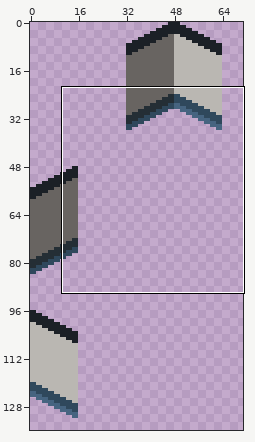
Two states of a sprite sheet, assets/graphics/tileset/walls.png. Above: a wide view before the commit, with the close-up outlined.
Close-up. The starting point:
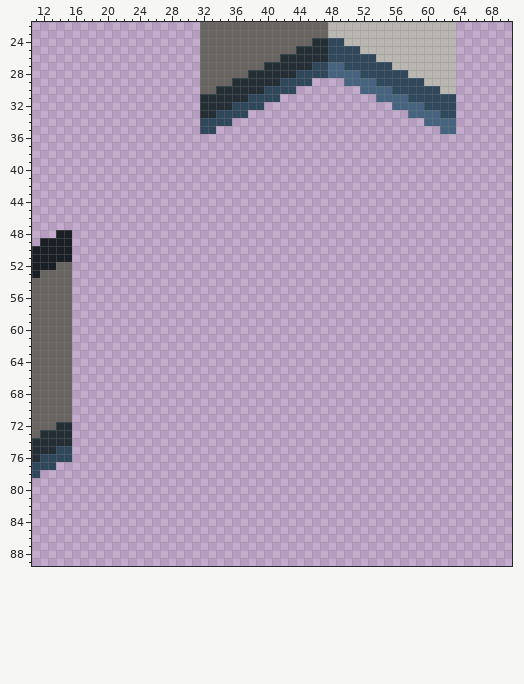
The file is 256x256 pixels. Shown: x 11..70, y 22..89. The old version is drawn lined up with the new one, on the new canvas. The wide view leaves out empty margins. The commit also changed other parts of the picture, which this record leaves out.
Once edited:
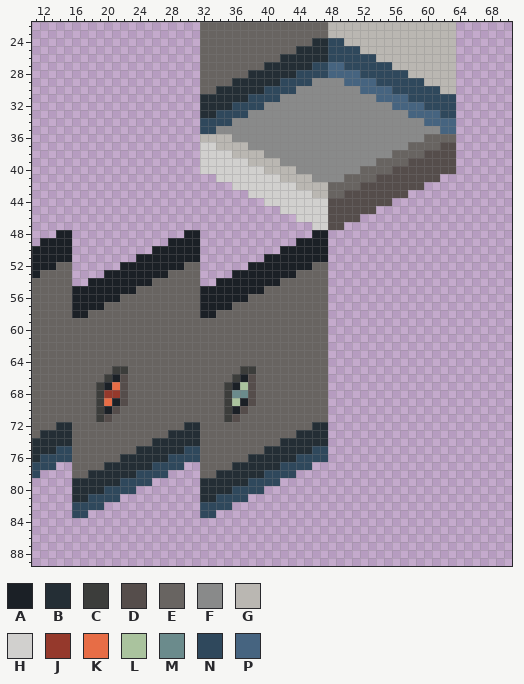
Palette (. is transparent): A #1b2026  B #242e35  C #3c3d3b  D #554d4b  E #686461  F #898a8a  G #bab7b2  H #d1d0ce  J #95392c  K #e76d46  L #aac39e  M #6b8b8c  N #2f485c  P #466480
Edits made:
canvas 256x256 -> 288x256
y 29: x 46..49 .... -> FFFF
y 30: x 44..51 ........ -> FFFFFFFF
y 31: x 42..53 ............ -> FFFFFFFFFFFF
y 32: x 40..55 ................ -> FFFFFFFFFFFFFFFF
y 33: x 38..57 .................... -> FFFFFFFFFFFFFFFFFFFF
y 34: x 36..59 ........................ -> FFFFFFFFFFFFFFFFFFFFFFFF
y 35: x 34..61 ............................ -> FFFFFFFFFFFFFFFFFFFFFFFFFFFF
y 36: x 32..63 ................................ -> GGGGFFFFFFFFFFFFFFFFFFFFFFFFEEEE
y 37: x 32..63 ................................ -> HHGGGGFFFFFFFFFFFFFFFFFFFFEEEEDD
y 38: x 32..63 ................................ -> HHHHGGGGFFFFFFFFFFFFFFFFEEEEDDDD
y 39: x 32..63 ................................ -> HHHHHHGGGGFFFFFFFFFFFFEEEEDDDDDD
y 40: x 32..63 ................................ -> HHHHHHHHGGGGFFFFFFFFEEEEDDDDDDDD
y 41: x 34..61 ............................ -> HHHHHHHHGGGGFFFFEEEEDDDDDDDD
y 42: x 36..59 ........................ -> HHHHHHHHGGGGEEEEDDDDDDDD
y 43: x 38..57 .................... -> HHHHHHHHGGEEDDDDDDDD
y 44: x 40..55 ................ -> HHHHHHHHDDDDDDDD
y 45: x 42..53 ............ -> HHHHHHDDDDDD
y 46: x 44..51 ........ -> HHHHDDDD
y 47: x 46..49 .... -> HHDD
y 48: x 30..31 .. -> AA; x 46..47 .. -> AA
y 49: x 28..31 .... -> AAAA; x 44..47 .... -> AAAA
y 50: x 26..31 ...... -> AAAAAA; x 42..47 ...... -> AAAAAA
y 51: x 24..31 ........ -> AAAAAAAA; x 40..47 ........ -> AAAAAAAA
y 52: x 22..31 .......... -> AAAAAAAAEE; x 38..47 .......... -> AAAAAAAAEE
y 53: x 20..31 ............ -> AAAAAAAAEEEE; x 36..47 ............ -> AAAAAAAAEEEE
y 54: x 18..31 .............. -> AAAAAAAAEEEEEE; x 34..47 .............. -> AAAAAAAAEEEEEE
y 55: x 16..47 ................................ -> AAAAAAAAEEEEEEEEAAAAAAAAEEEEEEEE
y 56: x 16..47 ................................ -> AAAAAAEEEEEEEEEEAAAAAAEEEEEEEEEE
y 57: x 16..47 ................................ -> AAAAEEEEEEEEEEEEAAAAEEEEEEEEEEEE
y 58: x 16..47 ................................ -> AAEEEEEEEEEEEEEEAAEEEEEEEEEEEEEE
y 59..64: x 16..47 ................................ -> EEEEEEEEEEEEEEEEEEEEEEEEEEEEEEEE
y 65: x 16..47 ................................ -> EEEEECCEEEEEEEEEEEEEECCEEEEEEEEE
y 66: x 16..47 ................................ -> EEEECADEEEEEEEEEEEEECADEEEEEEEEE
y 67: x 16..47 ................................ -> EEECAKDEEEEEEEEEEEECALDEEEEEEEEE
y 68: x 16..47 ................................ -> EEECJJDEEEEEEEEEEEECMMDEEEEEEEEE
y 69: x 16..47 ................................ -> EEECKADEEEEEEEEEEEECLADEEEEEEEEE
y 70: x 16..47 ................................ -> EEECADEEEEEEEEEEEEECADEEEEEEEEEE
y 71: x 16..47 ................................ -> EEECDEEEEEEEEEEEEEECDEEEEEEEEEEE
y 72: x 16..47 ................................ -> EEEEEEEEEEEEEEBBEEEEEEEEEEEEEEBB
y 73: x 16..47 ................................ -> EEEEEEEEEEEEBBBBEEEEEEEEEEEEBBBB
y 74: x 16..47 ................................ -> EEEEEEEEEEBBBBBBEEEEEEEEEEBBBBBB
y 75: x 16..47 ................................ -> EEEEEEEEBBBBBBNNEEEEEEEEBBBBBBNN
y 76: x 16..47 ................................ -> EEEEEEBBBBBBNNNNEEEEEEBBBBBBNNNN
y 77: x 16..29 .............. -> EEEEBBBBBBNNNN; x 32..45 .............. -> EEEEBBBBBBNNNN
y 78: x 16..27 ............ -> EEBBBBBBNNNN; x 32..43 ............ -> EEBBBBBBNNNN
y 79: x 16..25 .......... -> BBBBBBNNNN; x 32..41 .......... -> BBBBBBNNNN
y 80: x 16..23 ........ -> BBBBNNNN; x 32..39 ........ -> BBBBNNNN
y 81: x 16..21 ...... -> BBNNNN; x 32..37 ...... -> BBNNNN
y 82: x 16..19 .... -> NNNN; x 32..35 .... -> NNNN
y 83: x 16..17 .. -> NN; x 32..33 .. -> NN
Boxes around the changes in both close-ups, in picture pixels (x1, y1, x2, y2):
added: (72, 78, 456, 518)
